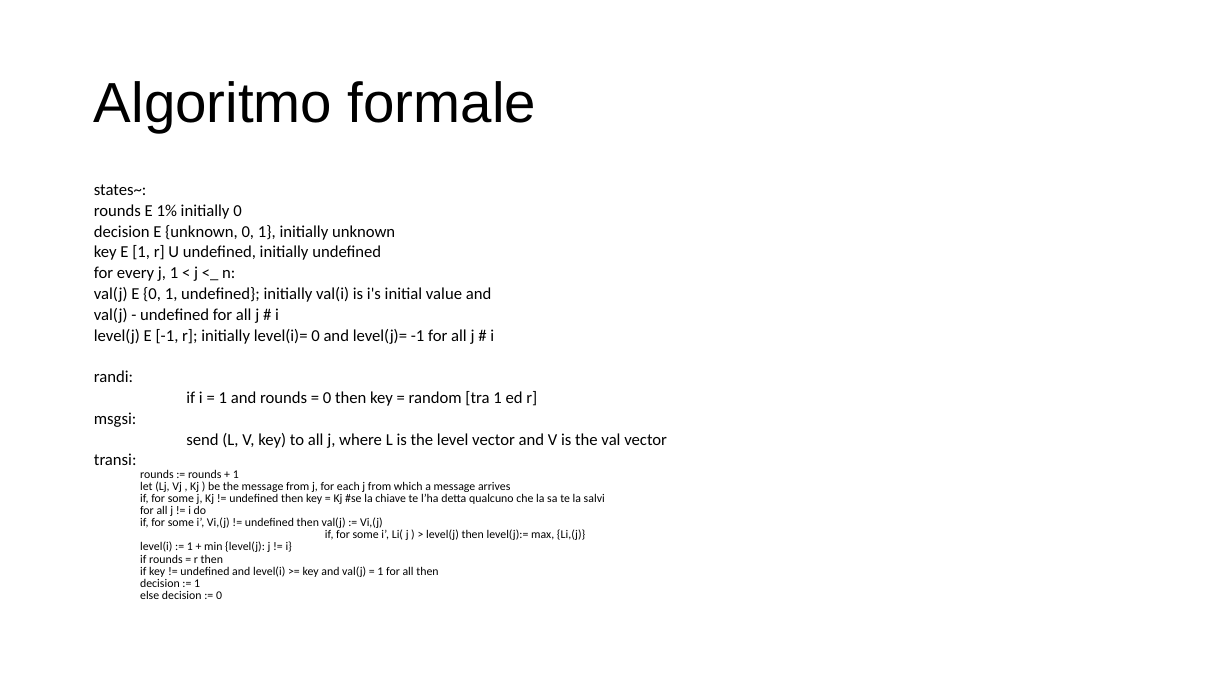
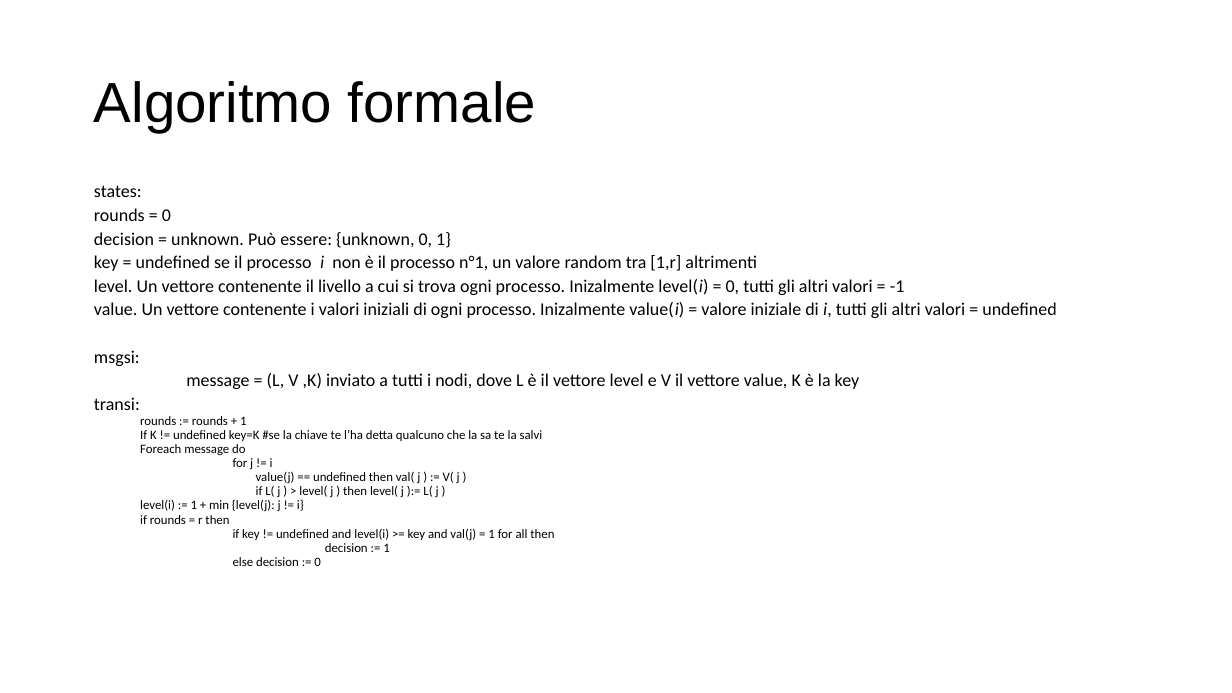
Before and after one commit to lory9894University/mcad, a slide deck: slide 26 of Presentazione ConsensusProblem.pptx. Drawn at 1232x693 pixels with LibreOffice and Linux fonts; fonts in the diff are those of the drawing. Boxes give left, top, right and bottom in pixels: in the first picture for what was removed or moved away, otherwise in the second. Text is boxed around its words. In the diff, an @@ line names an element or a change of style, - is before the commit and + after.

Commit message:
modificate slides 18-32

```diff
--- a/Presentazione ConsensusProblem.pptx
+++ b/Presentazione ConsensusProblem.pptx
@@ text at [94,185,1056,318]: text changed; size 12.9 to 14 pt @@
-states~:
-rounds E 1% initially 0
-decision E {unknown, 0, 1}, initially unknown
-key E [1, r] U undefined, initially undefined
-for every j, 1 < j <_ n:
-val(j) E {0, 1, undefined}; initially val(i) is i's initial value and
-val(j) - undefined for all j # i
-level(j) E [-1, r]; initially level(i)= 0 and level(j)= -1 for all j # i
-randi:
-if i = 1 and rounds = 0 then key = random [tra 1 ed r]
+states:
+rounds = 0
+decision = unknown. Può essere: {unknown, 0, 1}
+key = undefined se il processo i non è il processo n°1, un valore random tra [1,r] altrimenti
+level. Un vettore contenente il livello a cui si trova ogni processo. Inizalmente level(i) = 0, tutti gli altri valori = -1
+value. Un vettore contenente i valori iniziali di ogni processo. Inizalmente value(i) = valore iniziale di i, tutti gli altri valori = undefined
@@ text at [94,350,554,566]: size 12.9 to 14 pt in "msgsi:", "transi:"; size 9.2 to 10 pt in "rounds := rounds + 1", "level(i) := 1 + min {level(j): j ...", "if rounds = r then", "if key != undefined and level(i) >= ..." and 2 more places; line spacing 0.4 to 0.5 @@
@@ text at [186,373,860,389]: text changed; size 12.9 to 14 pt @@
-send (L, V, key) to all j, where L is the level vector and V is the val vector
+message = (L, V ,K) inviato a tutti i nodi, dove L è il vettore level e V il vettore value, K è la key
@@ text at [140,430,543,500]: text changed; size 9.2 to 10 pt @@
-  let (Lj, Vj , Kj ) be the message from j, for each j from which a message arrives
-  if, for some j, Kj != undefined then key = Kj #se la chiave te l’ha detta qualcuno che la sa te la salvi
-  for all j != i do
-  if, for some i’, Vi,(j) != undefined then val(j) := Vi,(j)
-  if, for some i’, Li( j ) > level(j) then level(j):= max, {Li,(j)}
+  If K != undefined key=K #se la chiave te l’ha detta qualcuno che la sa te la salvi
+  Foreach message do
+  for j != i
+  value(j) == undefined then val( j ) := V( j )
+  if L( j ) > level( j ) then level( j ):= L( j )
```
Also in this commit, not shown: 7 other slides changed.
